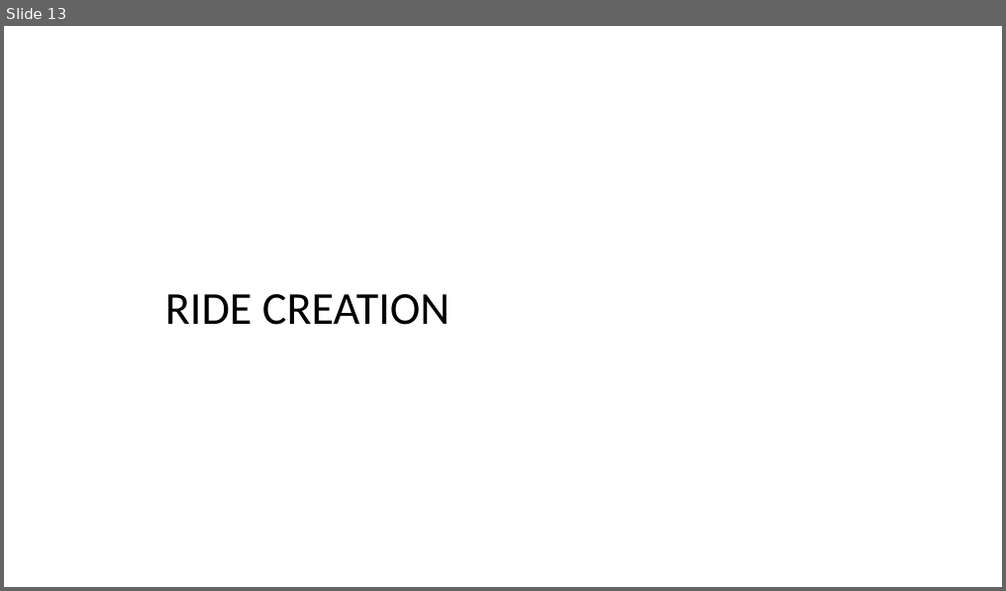
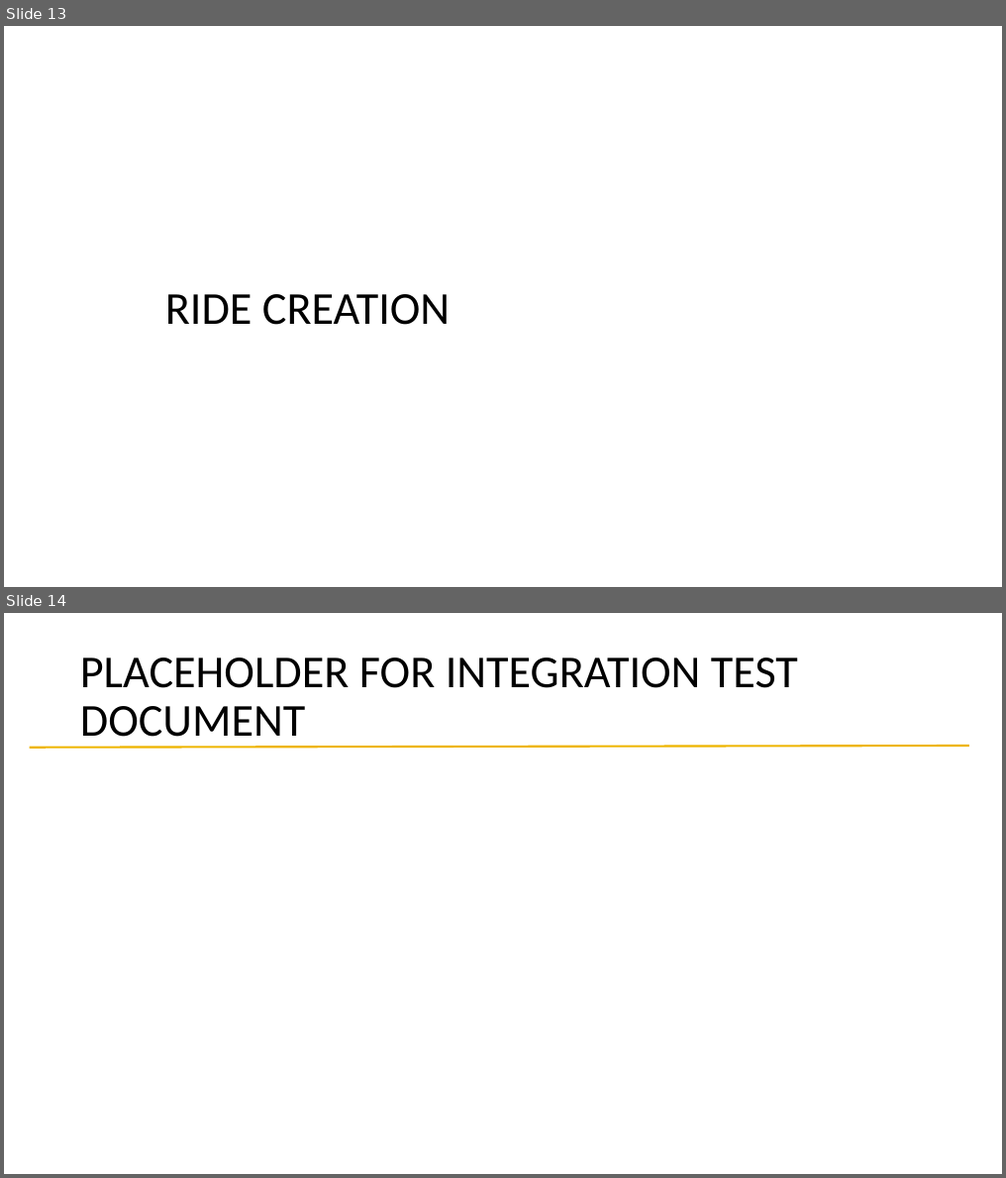
Before and after one commit to alessandrobaldassari/se2-polimi-baldassari-bendin-giarola, a slide deck: Final Presentation/Presentation.pptx. Shown one above the other, each under a label of ours: slide 13 before the commit, slides 13 and 14 after it. The pictures are 1006x591 and 1006x1178 pixels, drawn with LibreOffice and Linux fonts; fonts in the diff are those of the drawing; background and template pictures are left out. Boxes give left, top, right and bottom in pixels: in the first picture for what was removed or moved away, otherwise in the second. Text is boxed around its words. In the diff, an @@ line names an element or a change of style, - is before the commit and + after.

```diff
--- a/Final Presentation/Presentation.pptx
+++ b/Final Presentation/Presentation.pptx
@@ slide 14 added at <box>4,613,1002,1174</box>, background #FFFFFF @@
@@ title added at <box>80,658,798,748</box>, 44 pt, text #000000 @@
+PLACEHOLDER FOR INTEGRATION TEST DOCUMENT
@@ line added from (30, 748) to (969, 746), #EEB500 2 pt @@
```
Also in this commit, not shown: 3 other slides added, 3 other files.
